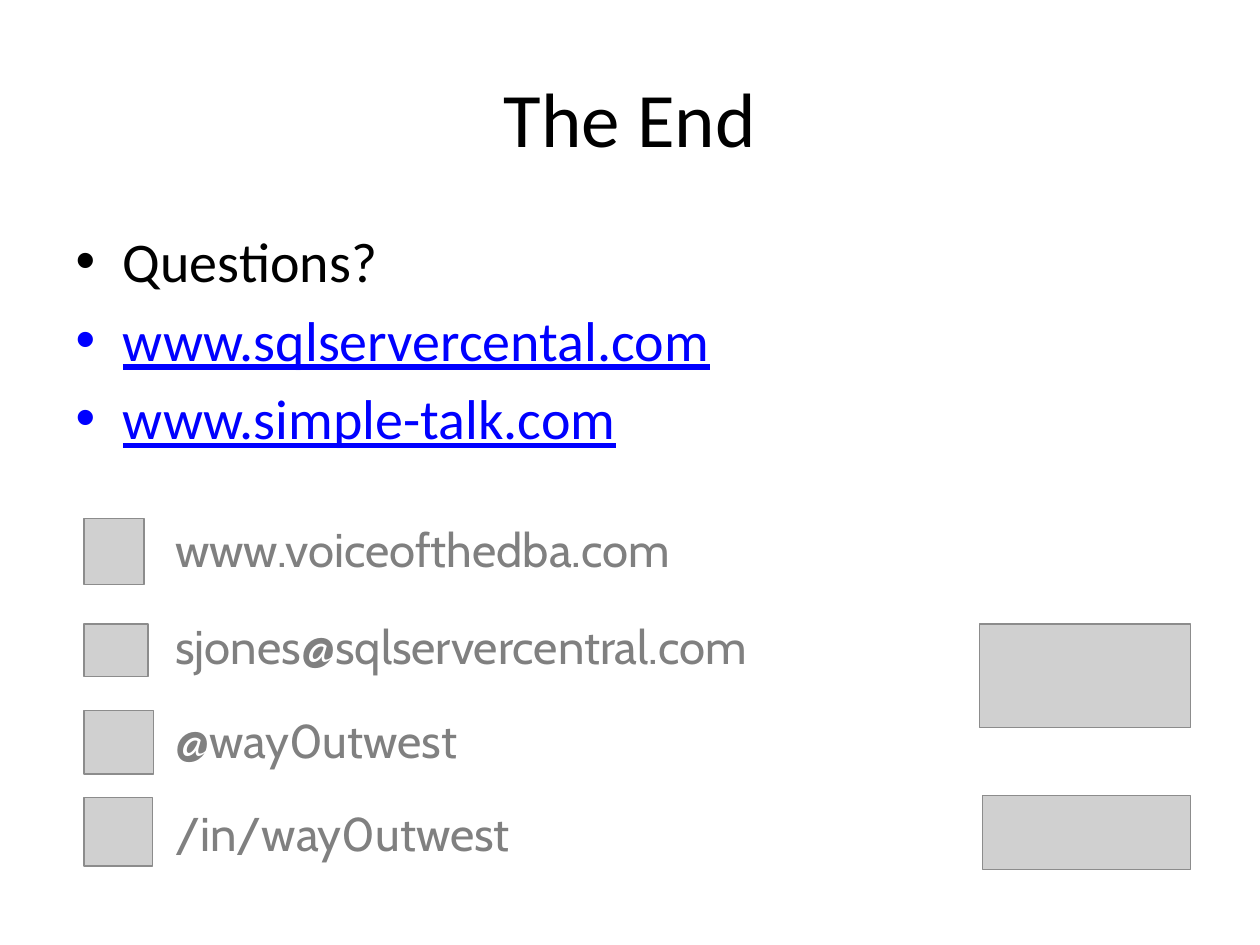
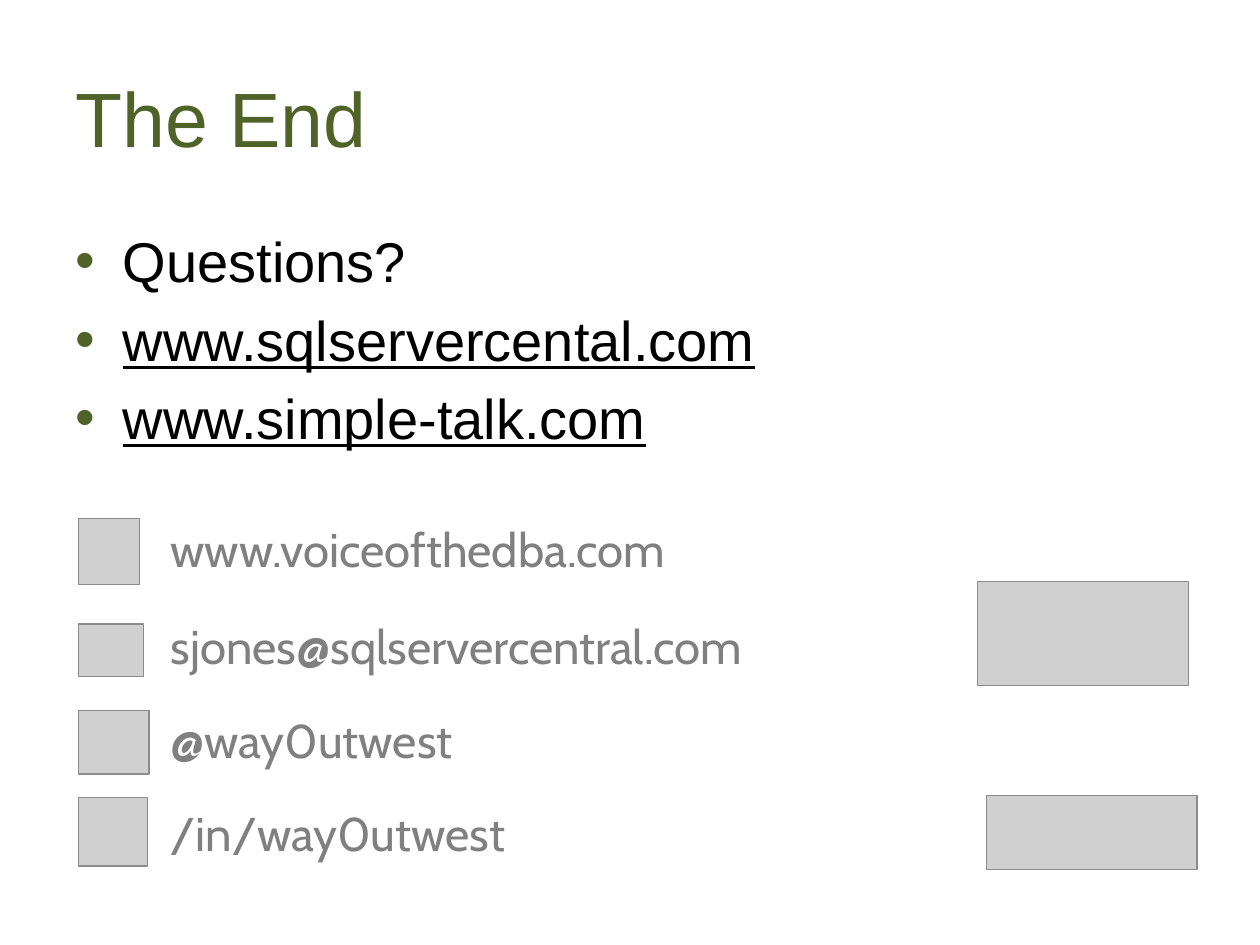
Before and after one commit to way0utwest/UnitTestingTSQL, a slide deck: slide 25 of UnitTestingTSQL.pptx. Drawn at 1260x945 pixels with LibreOffice and Linux fonts; fonts in the diff are those of the drawing; grey boxes stand for pictures; background and template pictures are left out. Boxes give left, top, right and bottom in pixels: in the first picture for what was removed or moved away, otherwise in the second. Text is boxed around its words. In the diff, an @@ line names an element or a change of style, - is before the commit and + after.

```diff
--- a/UnitTestingTSQL.pptx
+++ b/UnitTestingTSQL.pptx
@@ title "The End" at (76,91,367,148): font Calibri to Arial, text colour #000000 to #4F6228; alignment centre to left @@
@@ text "Questions?" at (123,241,755,450): font Calibri to Arial; text colour #0000FF to #000000 in "www.sqlservercental.com", "www.simple-talk.com" @@
@@ text "www.voiceofthedba.com": place and size @@
-text "www.voiceofthedba.com" at (175,531,670,568)
+text "www.voiceofthedba.com" at (171,531,666,568)
@@ picture: place and size @@
-picture at (979,624,1191,727)
+picture at (978,582,1189,685)
@@ 4 pictures: place and size @@
-4 pictures at (84,519,154,866)
+4 pictures at (78,519,149,866)
@@ text "sjones@sqlservercentral.com": place and size @@
-text "sjones@sqlservercentral.com" at (175,628,747,675)
+text "sjones@sqlservercentral.com" at (171,628,743,675)
@@ text "@way0utwest": place and size @@
-text "@way0utwest" at (175,724,457,769)
+text "@way0utwest" at (171,724,453,769)
@@ text "/in/way0utwest": place and size @@
-text "/in/way0utwest" at (175,817,510,862)
+text "/in/way0utwest" at (171,817,506,862)
@@ picture: place and size @@
-picture at (983,796,1191,869)
+picture at (987,796,1197,869)
```
Also in this commit, not shown: 23 other slides changed, 2 slides added, 2 slides removed, 10 other files.
